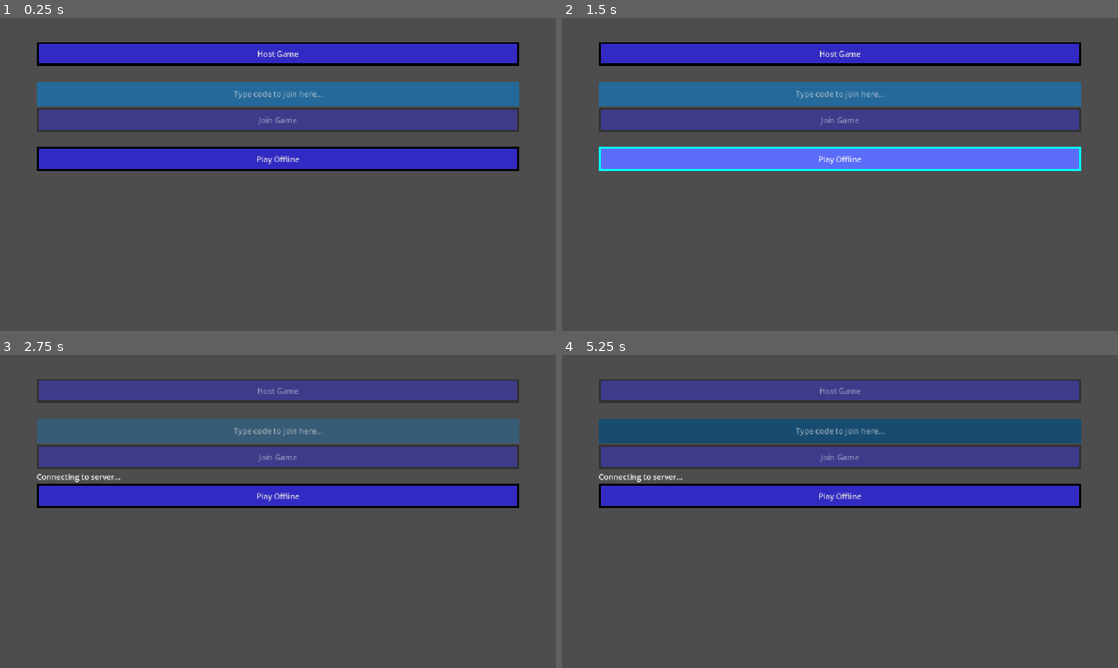
Above: before the commit, frames 1-4 (two rows, left to right).
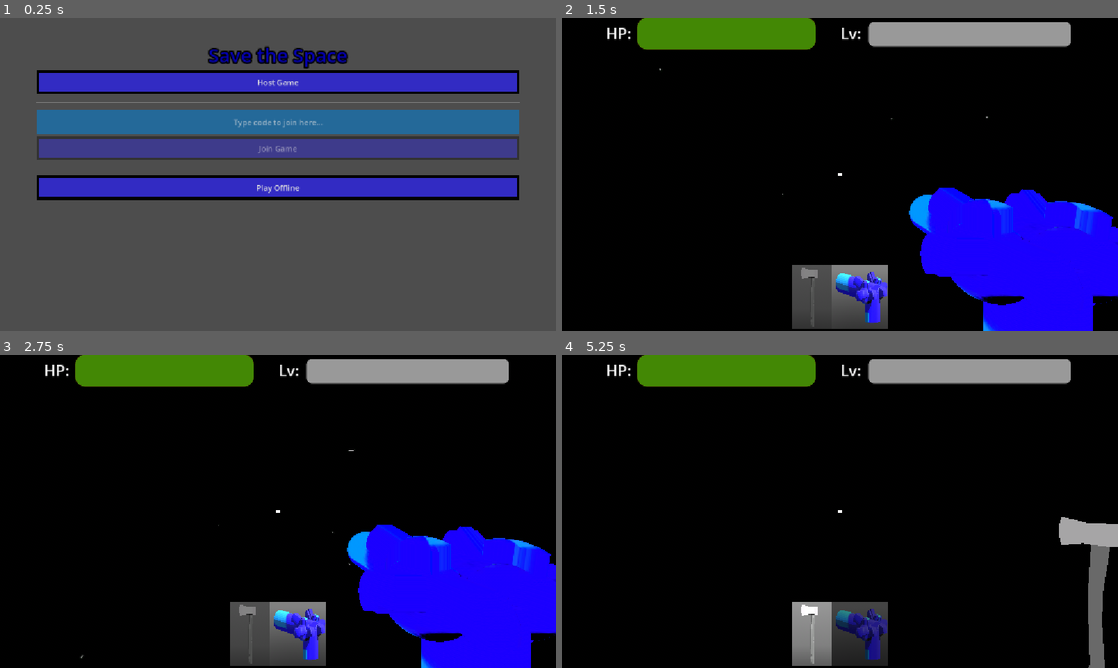
Above: after the commit, the same moments.

Repository: rayanplaygames9/save-the-space
Game: Godot game, scene res://UI/main_menu.tscn
The game is run twice, just before and just after one commit, with the same random seed, the same clock (stepped at 60 frames per second) and the same inputs.
Inputs (mouse positions are in pixels of both pictures, inside the frame that each line leads up to):
- Up to frame 1 (0.25 s): no input
- Up to frame 2 (1.5 s): click "Play Offline" at 0.5 s; click (840, 158) at 1.25 s, where only the run before the commit has a clickable "Play Offline"
- Up to frame 3 (2.75 s): click (278, 389) at 2 s, where only the run before the commit has a clickable "Host Game"
- Up to frame 4 (5.25 s): move the mouse to (962, 495) at 2.77 s; hold D (right) 2.78-3.53 s; tap 1 (hotbar_1) at 2.85, 5.1 s; move the mouse to (728, 527) at 3.52 s; hold S (backward) 3.53-4.28 s; tap 2 (hotbar_2) at 3.6 s; move the mouse to (895, 442) at 4.27 s; press the mouse at (895, 442) at 4.28 s; hold D (right) 4.28-5.03 s; tap Enter at 5 s; move the mouse to (812, 574) at 5.02 s; release the mouse at (812, 574) at 5.03 s; hold W (forward) from 5.03 s (still down)

The runs differ from the first frame. In frame 1, 40% of the frame differs, in the area x 6-94%, y 7-59%; in frame 2, 97%; in frame 3, 97%; in frame 4, 98%, in the area x 0-100%, y 0-100%.
Error in both runs: Invalid access to property or key 'on_oid' on a base object of type 'Nil'. (res://scripts/network.gd:22)

Commit message:
Added offline support

Diff:
--- a/UI/main_menu.gd
+++ b/UI/main_menu.gd
@@ -9,11 +9,13 @@
 @onready var copy_btn: Button = %CopyBtn
 @onready var status_label: Label = %StatusLabel
 @onready var start_game_btn: Button = %StartGameBtn
+@onready var play_offline_btn: Button = %PlayOfflineBtn
 
 func _ready() -> void:
 	host_btn.pressed.connect(_on_host_pressed)
 	join_btn.pressed.connect(_on_join_pressed)
 	copy_btn.pressed.connect(_on_copy_pressed)
+	play_offline_btn.pressed.connect(func(): Network.play_offline())
 	code_input.text_submitted.connect(func(_t): _on_join_pressed())
 	code_input.text_changed.connect(_on_code_changed)
 	join_btn.disabled = true
--- a/UI/main_menu.tscn
+++ b/UI/main_menu.tscn
@@ -1,6 +1,12 @@
 [gd_scene format=3 uid="uid://c263lfcwok8vd"]
 
 [ext_resource type="Script" uid="uid://byn0o05k4ekc3" path="res://UI/main_menu.gd" id="1_p8ccj"]
+
+[sub_resource type="LabelSettings" id="LabelSettings_tapir"]
+font_size = 40
+font_color = Color(0.015686275, 0, 0.69411767, 1)
+outline_size = 13
+outline_color = Color(0, 0, 0, 1)
 
 [sub_resource type="StyleBoxFlat" id="StyleBoxFlat_p8ccj"]
 bg_color = Color(0.19647163, 0.16761822, 0.76619154, 1)
@@ -134,6 +140,13 @@
 custom_minimum_size = Vector2(1000, 550)
 layout_mode = 2
 
+[node name="Title" type="Label" parent="CenterContainer/VBoxContainer" unique_id=1312751486]
+layout_mode = 2
+text = "Save the Space"
+label_settings = SubResource("LabelSettings_tapir")
+horizontal_alignment = 1
+vertical_alignment = 1
+
 [node name="HostBtn" type="Button" parent="CenterContainer/VBoxContainer" unique_id=851034705]
 unique_name_in_owner = true
 custom_minimum_size = Vector2(50, 50)
--- a/project.godot
+++ b/project.godot
@@ -31,7 +31,7 @@
 
 [editor_plugins]
 
-enabled=PackedStringArray("res://addons/epic-online-services-godot/plugin.cfg", "res://addons/netfox.internals/plugin.cfg", "res://addons/netfox.noray/plugin.cfg")
+enabled=PackedStringArray("res://addons/netfox.internals/plugin.cfg", "res://addons/netfox.noray/plugin.cfg")
 
 [input]
 
@@ -95,6 +95,11 @@
 "events": [Object(InputEventKey,"resource_local_to_scene":false,"resource_name":"","device":-1,"window_id":0,"alt_press …(191 unchanged characters)…
 ]
 }
+show_options={
+"deadzone": 0.2,
+"events": [Object(InputEventKey,"resource_local_to_scene":false,"resource_name":"","device":-1,"window_id":0,"alt_pressed":false,"shift_pressed":false,"ctrl_pressed":false,"meta_pressed":false,"pressed":false,"keycode":0,"physical_keycode":79,"key_label":0,"unicode":111,"location":0,"echo":false,"script":null)
+]
+}
 
 [layer_names]
 
--- a/scenes/space/space.tscn
+++ b/scenes/space/space.tscn
@@ -21,6 +21,44 @@
 [sub_resource type="Environment" id="Environment_x217o"]
 background_mode = 2
 sky = SubResource("Sky_ugvpa")
+
+[sub_resource type="LabelSettings" id="LabelSettings_tapir"]
+font_size = 32
+font_color = Color(0.2, 1, 1, 1)
+outline_size = 12
+outline_color = Color(0, 0, 0, 1)
+
+[sub_resource type="StyleBoxFlat" id="StyleBoxFlat_p8ccj"]
+bg_color = Color(0.19647163, 0.16761822, 0.76619154, 1)
+border_width_left = 5
+border_width_top = 5
+border_width_right = 5
+border_width_bottom = 5
+border_color = Color(0, 0, 0, 1)
+
+[sub_resource type="StyleBoxFlat" id="StyleBoxFlat_tk8dj"]
+bg_color = Color(0.4950719, 0.5763789, 0.988501, 1)
+border_width_left = 5
+border_width_top = 5
+border_width_right = 5
+border_width_bottom = 5
+border_color = Color(0, 0, 0, 1)
+
+[sub_resource type="StyleBoxFlat" id="StyleBoxFlat_d8nwk"]
+bg_color = Color(0.35733655, 0.42325324, 0.9716638, 1)
+border_width_left = 5
+border_width_top = 5
+border_width_right = 5
+border_width_bottom = 5
+border_color = Color(0, 1, 1, 1)
+
+[sub_resource type="StyleBoxFlat" id="StyleBoxFlat_4cwpn"]
+bg_color = Color(0.19607843, 0.16862746, 0.7647059, 0.5294118)
+border_width_left = 5
+border_width_top = 5
+border_width_right = 5
+border_width_bottom = 5
+border_color = Color(0, 0, 0, 0.34901962)
 
 [node name="Space" type="Node3D" unique_id=751525319]
 script = ExtResource("1_x217o")
@@ -71,5 +109,42 @@
 
 [node name="DangerousObjects" type="Node3D" parent="." unique_id=200120424]
 
+[node name="UI" type="CanvasLayer" parent="." unique_id=449012484]
+visible = false
+
+[node name="CenterContainer" type="CenterContainer" parent="UI" unique_id=449592271]
+anchors_preset = 8
+anchor_left = 0.5
+anchor_top = 0.5
+anchor_right = 0.5
+anchor_bottom = 0.5
+offset_left = -125.0
+offset_top = -49.5
+offset_right = 125.0
+offset_bottom = 49.5
+grow_horizontal = 2
+grow_vertical = 2
+
+[node name="VBoxContainer" type="VBoxContainer" parent="UI/CenterContainer" unique_id=1837145839]
+custom_minimum_size = Vector2(250, 68.75)
+layout_mode = 2
+
+[node name="Label" type="Label" parent="UI/CenterContainer/VBoxContainer" unique_id=963820647]
+layout_mode = 2
+text = "Back to menu?"
+label_settings = SubResource("LabelSettings_tapir")
+horizontal_alignment = 1
+vertical_alignment = 1
+
+[node name="BacktoMenuBtn" type="Button" parent="UI/CenterContainer/VBoxContainer" unique_id=1595427665]
+unique_name_in_owner = true
+custom_minimum_size = Vector2(50, 50)
+layout_mode = 2
+theme_override_styles/normal = SubResource("StyleBoxFlat_p8ccj")
+theme_override_styles/pressed = SubResource("StyleBoxFlat_tk8dj")
+theme_override_styles/hover = SubResource("StyleBoxFlat_d8nwk")
+theme_override_styles/disabled = SubResource("StyleBoxFlat_4cwpn")
+text = "Back to menu"
+
 [connection signal="timeout" from="SpawnRockTimer" to="." method="_on_spawn_rock_timer_timeout"]
 [connection signal="timeout" from="SpawnAlienTimer" to="." method="_on_spawn_alien_timer_timeout"]
--- a/scripts/network.gd
+++ b/scripts/network.gd
@@ -139,3 +139,13 @@
 		if p is Player and p.is_multiplayer_authority():
 			return p
 	return null
+
+func play_offline() -> void:
+	is_host = true
+	# explicit offline peer, so any leftover connection from earlier is cleared
+	multiplayer.multiplayer_peer = OfflineMultiplayerPeer.new()
+	get_tree().change_scene_to_file(GAME_SCENE)
+
+func leave_game() -> void:
+	multiplayer.multiplayer_peer = OfflineMultiplayerPeer.new()  # close any connection
+	get_tree().change_scene_to_file("res://UI/main_menu.tscn")  # change back to main menu
--- a/scripts/space.gd
+++ b/scripts/space.gd
@@ -20,6 +20,7 @@
 ## onready variables
 @onready var players_container: Node3D = $Players
 @onready var rocks_container: Node3D = $Rocks
+@onready var backto_menu_btn: Button = %BacktoMenuBtn
 
 func _ready() -> void:
 	if multiplayer.is_server():
@@ -29,6 +30,11 @@
 		_client_loaded.rpc_id(1) # tell the host "I'm ready"
 
 	player = Network.get_local_player()
+
+	backto_menu_btn.pressed.connect(func():
+		print("Back to menu!")
+		Network.leave_game()
+	)
 
 	for i in range(MAX_ALIENS):
 		var alien = ALIEN.instantiate()
@@ -43,6 +49,14 @@
 		alien.get_node("HitboxComponent/CollisionShape3D").disabled = true
 
 		aliens.append(alien)
+
+func _input(event: InputEvent) -> void:
+	if event.is_action_pressed("show_options"):
+		$UI.visible = not $UI.visible
+		if $UI.visible:
+			Input.mouse_mode = Input.MOUSE_MODE_VISIBLE
+		else:
+			Input.mouse_mode = Input.MOUSE_MODE_CAPTURED
 
 func _process(_delta: float) -> void:
 	for alien in aliens:
